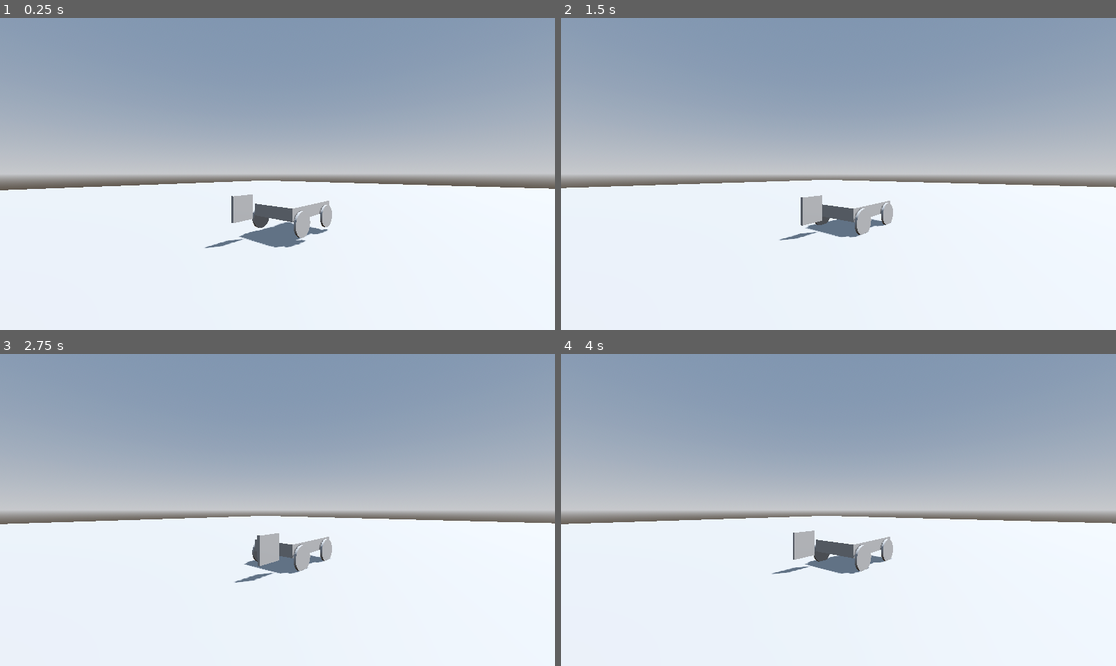
Above: before the commit, frames 1-4 (two rows, left to right).
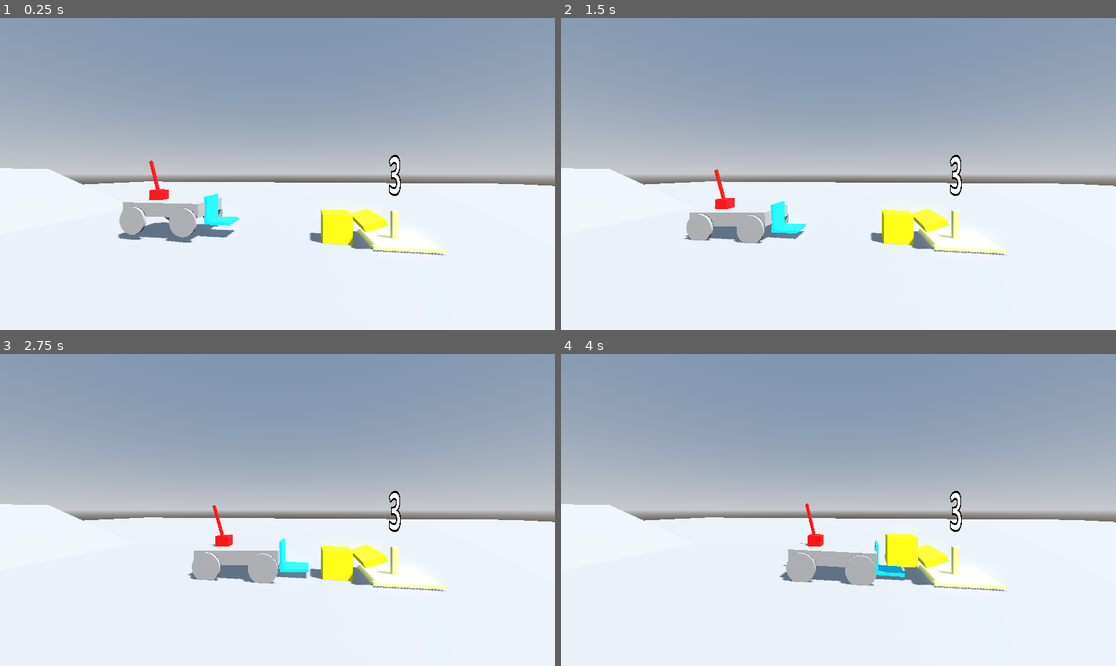
Above: after the commit, the same moments.

Repository: Shuflduf/Robotics-Sim
Game: Godot game, scene res://scenes/world.tscn
The game is run twice, just before and just after one commit, with the same random seed, the same clock (stepped at 60 frames per second) and the same inputs.
Inputs:
- Up to frame 1 (0.25 s): no input
- Up to frame 2 (1.5 s): no input
- Up to frame 3 (2.75 s): no input
- Up to frame 4 (4 s): no input

The runs differ from the first frame. In frame 1, 7.0% of the frame differs, in the area x 0-100%, y 43-77%; in frame 2, 6.1%; in frame 3, 5.3%; in frame 4, 5.1%.

Commit message:
actual physical real work

Diff:
--- /dev/null
+++ b/assets/materials/bright_yellow.tres
@@ -0,0 +1,4 @@
+[gd_resource type="StandardMaterial3D" format=3 uid="uid://dstbis8gg24gs"]
+
+[resource]
+albedo_color = Color(1, 1, 0, 1)
--- /dev/null
+++ b/assets/materials/cyan.tres
@@ -0,0 +1,4 @@
+[gd_resource type="StandardMaterial3D" format=3 uid="uid://b8ybdy8a758ni"]
+
+[resource]
+albedo_color = Color(0, 0.833333, 1, 1)
--- /dev/null
+++ b/assets/materials/dim_yellow.tres
@@ -0,0 +1,4 @@
+[gd_resource type="StandardMaterial3D" format=3 uid="uid://cq666ppiw7srt"]
+
+[resource]
+albedo_color = Color(1, 1, 0.53, 1)
--- /dev/null
+++ b/assets/materials/red.tres
@@ -0,0 +1,4 @@
+[gd_resource type="StandardMaterial3D" format=3 uid="uid://bjd0o5402k21y"]
+
+[resource]
+albedo_color = Color(1, 0, 0, 1)
--- a/project.godot
+++ b/project.godot
@@ -14,3 +14,10 @@
 run/main_scene="res://scenes/world.tscn"
 config/features=PackedStringArray("4.2", "Forward Plus")
 config/icon="res://icon.svg"
+
+[layer_names]
+
+3d_physics/layer_1="World"
+3d_physics/layer_2="Body"
+3d_physics/layer_3="Props"
+3d_physics/layer_4="Buttons"
--- /dev/null
+++ b/scenes/button.tscn
@@ -0,0 +1,82 @@
+[gd_scene load_steps=10 format=3 uid="uid://cefu4c86p78or"]
+
+[ext_resource type="Script" path="res://scripts/button.gd" id="1_0xs5q"]
+[ext_resource type="Material" uid="uid://cq666ppiw7srt" path="res://assets/materials/dim_yellow.tres" id="2_ted3w"]
+[ext_resource type="Material" uid="uid://dstbis8gg24gs" path="res://assets/materials/bright_yellow.tres" id="3_lm0u8"]
+
+[sub_resource type="BoxMesh" id="BoxMesh_q08gw"]
+size = Vector3(2, 0.1, 2)
+
+[sub_resource type="BoxMesh" id="BoxMesh_ba4vg"]
+size = Vector3(0.2, 1, 0.2)
+
+[sub_resource type="BoxShape3D" id="BoxShape3D_5wui3"]
+size = Vector3(2, 0.2, 0.7)
+
+[sub_resource type="BoxMesh" id="BoxMesh_airfd"]
+size = Vector3(2, 0.2, 0.7)
+
+[sub_resource type="BoxShape3D" id="BoxShape3D_jdp1d"]
+size = Vector3(2, 0.1, 2)
+
+[sub_resource type="BoxShape3D" id="BoxShape3D_7iltm"]
+size = Vector3(1, 0.2, 1)
+
+[node name="Button" type="StaticBody3D"]
+collision_mask = 2
+script = ExtResource("1_0xs5q")
+
+[node name="MeshInstance3D" type="MeshInstance3D" parent="."]
+material_override = ExtResource("2_ted3w")
+mesh = SubResource("BoxMesh_q08gw")
+
+[node name="MeshInstance3D2" type="MeshInstance3D" parent="."]
+transform = Transform3D(1, 0, 0, 0, 1, 0, 0, 0, 1, 0, 0.5, 0)
+material_override = ExtResource("2_ted3w")
+mesh = SubResource("BoxMesh_ba4vg")
+
+[node name="ActualButton" type="RigidBody3D" parent="."]
+transform = Transform3D(1, 0, 0, 0, 0.965926, -0.258819, 0, 0.258819, 0.965926, 0, 0.8, 1)
+collision_layer = 8
+collision_mask = 6
+mass = 0.1
+metadata/_edit_group_ = true
+
+[node name="CollisionShape3D" type="CollisionShape3D" parent="ActualButton"]
+shape = SubResource("BoxShape3D_5wui3")
+
+[node name="MeshInstance3D" type="MeshInstance3D" parent="ActualButton"]
+material_override = ExtResource("3_lm0u8")
+mesh = SubResource("BoxMesh_airfd")
+
+[node name="CollisionShape3D" type="CollisionShape3D" parent="."]
+shape = SubResource("BoxShape3D_jdp1d")
+
+[node name="HingeJoint3D" type="HingeJoint3D" parent="."]
+transform = Transform3D(-4.37114e-08, 0, 1, 0, 1, 0, -1, 0, -4.37114e-08, 0, 1.3, 0)
+node_a = NodePath("..")
+node_b = NodePath("../ActualButton")
+angular_limit/enable = true
+angular_limit/upper = -0.174533
+angular_limit/lower = -0.523599
+angular_limit/bias = 0.99
+motor/enable = true
+motor/target_velocity = 1.5708
+motor/max_impulse = 10.0
+
+[node name="Area3D" type="Area3D" parent="."]
+transform = Transform3D(1, 0, 0, 0, 1, 0, 0, 0, 1, 0, 0, 0.5)
+collision_layer = 0
+collision_mask = 8
+
+[node name="CollisionShape3D" type="CollisionShape3D" parent="Area3D"]
+transform = Transform3D(1, 0, 0, 0, 1, 0, 0, 0, 1, 0, 0.1, 0)
+shape = SubResource("BoxShape3D_7iltm")
+
+[node name="Label3D" type="Label3D" parent="."]
+transform = Transform3D(1, 0, 0, 0, 1, 0, 0, 0, 1, 0, 2.3, 0)
+text = "3"
+font_size = 357
+outline_size = 57
+
+[connection signal="body_entered" from="Area3D" to="." method="_on_area_3d_body_entered"]
--- a/scenes/car.tscn
+++ b/scenes/car.tscn
@@ -1,7 +1,9 @@
-[gd_scene load_steps=11 format=3 uid="uid://ggm3m6b1ejxq"]
+[gd_scene load_steps=9 format=3 uid="uid://ggm3m6b1ejxq"]
 
 [ext_resource type="Script" path="res://scripts/car.gd" id="1_6x1qd"]
 [ext_resource type="PackedScene" uid="uid://dtn6hmrw2qspb" path="res://scenes/wheelbase.tscn" id="2_8dx6b"]
+[ext_resource type="Material" uid="uid://b8ybdy8a758ni" path="res://assets/materials/cyan.tres" id="3_uvtuk"]
+[ext_resource type="PackedScene" uid="uid://cbo3hpr1cxxgu" path="res://scenes/motor.tscn" id="3_wx323"]
 
 [sub_resource type="BoxShape3D" id="BoxShape3D_6ejt0"]
 size = Vector3(2, 0.5, 3)
@@ -9,75 +11,15 @@
 [sub_resource type="BoxMesh" id="BoxMesh_3rw6m"]
 size = Vector3(2, 0.5, 3)
 
-[sub_resource type="PhysicsMaterial" id="PhysicsMaterial_e4a3o"]
-rough = true
-bounce = 1.0
-absorbent = true
+[sub_resource type="BoxMesh" id="BoxMesh_w4f2b"]
+size = Vector3(1, 1, 0.1)
 
-[sub_resource type="BoxShape3D" id="BoxShape3D_us0ew"]
-size = Vector3(0.1, 1, 1)
-
-[sub_resource type="BoxMesh" id="BoxMesh_8irn1"]
-size = Vector3(0.1, 1, 1)
-
-[sub_resource type="Animation" id="Animation_emkx4"]
-resource_name = "Grab"
-tracks/0/type = "bezier"
-tracks/0/imported = false
-tracks/0/enabled = true
-tracks/0/path = NodePath("SliderJoint3D:linear_limit/upper_distance")
-tracks/0/interp = 1
-tracks/0/loop_wrap = true
-tracks/0/keys = {
-"handle_modes": PackedInt32Array(0, 0),
-"points": PackedFloat32Array(1, -0.25, 0, 0.25, 0, 0.8, -0.25, 0, 0.25, 0),
-"times": PackedFloat32Array(0, 1)
-}
-tracks/1/type = "bezier"
-tracks/1/imported = false
-tracks/1/enabled = true
-tracks/1/path = NodePath("SliderJoint3D:linear_limit/lower_distance")
-tracks/1/interp = 1
-tracks/1/loop_wrap = true
-tracks/1/keys = {
-"handle_modes": PackedInt32Array(0, 0),
-"points": PackedFloat32Array(0.9, -0.25, 0, 0.25, 0, 0.7, -0.25, 0, 0.25, 0),
-"times": PackedFloat32Array(0, 1)
-}
-
-[sub_resource type="Animation" id="Animation_kfuky"]
-length = 0.001
-tracks/0/type = "bezier"
-tracks/0/imported = false
-tracks/0/enabled = true
-tracks/0/path = NodePath("SliderJoint3D:linear_limit/upper_distance")
-tracks/0/interp = 1
-tracks/0/loop_wrap = true
-tracks/0/keys = {
-"handle_modes": PackedInt32Array(0),
-"points": PackedFloat32Array(0, -0.25, 0, 0.25, 0),
-"times": PackedFloat32Array(0)
-}
-tracks/1/type = "bezier"
-tracks/1/imported = false
-tracks/1/enabled = true
-tracks/1/path = NodePath("SliderJoint3D:linear_limit/lower_distance")
-tracks/1/interp = 1
-tracks/1/loop_wrap = true
-tracks/1/keys = {
-"handle_modes": PackedInt32Array(0),
-"points": PackedFloat32Array(0, -0.25, 0, 0.25, 0),
-"times": PackedFloat32Array(0)
-}
-
-[sub_resource type="AnimationLibrary" id="AnimationLibrary_q2ynf"]
-_data = {
-"Grab": SubResource("Animation_emkx4"),
-"RESET": SubResource("Animation_kfuky")
-}
+[sub_resource type="BoxShape3D" id="BoxShape3D_elfkc"]
 
 [node name="VehicleBody3D" type="VehicleBody3D"]
 transform = Transform3D(1, 0, 0, 0, 1, 0, 0, 0, 1, 0, -0.3, 0)
+collision_layer = 2
+collision_mask = 5
 script = ExtResource("1_6x1qd")
 
 [node name="CollisionShape3D" type="CollisionShape3D" parent="."]
@@ -88,53 +30,50 @@
 transform = Transform3D(1, 0, 0, 0, 1, 0, 0, 0, 1, 0, 0.3, 0)
 mesh = SubResource("BoxMesh_3rw6m")
 
-[node name="VehicleWheel3D" parent="." instance=ExtResource("2_8dx6b")]
+[node name="VehicleWheel3D1" parent="." instance=ExtResource("2_8dx6b")]
+unique_name_in_owner = true
 transform = Transform3D(1, 0, 0, 0, 1, 0, 0, 0, 1, 1.1, 0.1, 1)
 
 [node name="VehicleWheel3D2" parent="." instance=ExtResource("2_8dx6b")]
+unique_name_in_owner = true
 transform = Transform3D(1, 0, 0, 0, 1, 0, 0, 0, 1, -1.1, 0.1, 1)
+desired_direction = 1
 
 [node name="VehicleWheel3D3" parent="." instance=ExtResource("2_8dx6b")]
+unique_name_in_owner = true
 transform = Transform3D(1, 0, 0, 0, 1, 0, 0, 0, 1, 1.1, 0.1, -1)
 
 [node name="VehicleWheel3D4" parent="." instance=ExtResource("2_8dx6b")]
+unique_name_in_owner = true
 transform = Transform3D(1, 0, 0, 0, 1, 0, 0, 0, 1, -1.1, 0.1, -1)
+desired_direction = 1
 
-[node name="RightHand" type="RigidBody3D" parent="."]
-transform = Transform3D(1, 0, 0, 0, 1, 0, 0, 0, 1, -0.75, 0.5, 2.36179)
+[node name="Pickup" type="MeshInstance3D" parent="."]
+transform = Transform3D(1, 0, 0, 0, -4.37114e-08, 1, 0, -1, -4.37114e-08, 0, -0.245566, 1.9768)
+material_override = ExtResource("3_uvtuk")
+mesh = SubResource("BoxMesh_w4f2b")
+skeleton = NodePath("")
+metadata/_edit_group_ = true
+
+[node name="MeshInstance3D2" type="MeshInstance3D" parent="Pickup"]
+transform = Transform3D(1, 0, 0, 0, -4.37114e-08, -1, 0, 1, -4.37114e-08, 0, 0.45, 0.5)
+material_override = ExtResource("3_uvtuk")
+mesh = SubResource("BoxMesh_w4f2b")
+skeleton = NodePath("")
+
+[node name="PickupDetect" type="Area3D" parent="Pickup"]
+unique_name_in_owner = true
+transform = Transform3D(1, 0, 0, 0, -4.37114e-08, -1, 0, 1, -4.37114e-08, 0, -0.0232, 0.245566)
 collision_layer = 0
-collision_mask = 0
-mass = 0.01
-physics_material_override = SubResource("PhysicsMaterial_e4a3o")
+collision_mask = 4
 
-[node name="CollisionShape3D" type="CollisionShape3D" parent="RightHand"]
-shape = SubResource("BoxShape3D_us0ew")
+[node name="CollisionShape3D" type="CollisionShape3D" parent="Pickup/PickupDetect"]
+transform = Transform3D(1, 0, 0, 0, 1, 0, 0, 0, 1, 0, 0.2, 0.0999999)
+shape = SubResource("BoxShape3D_elfkc")
 
-[node name="MeshInstance3D" type="MeshInstance3D" parent="RightHand"]
-mesh = SubResource("BoxMesh_8irn1")
+[node name="PickupPos" type="Marker3D" parent="Pickup"]
+unique_name_in_owner = true
+transform = Transform3D(1, 0, 0, 0, 1, 0, 0, 0, 1, 0, -0.3, 0.8)
 
-[node name="LeftHand" type="RigidBody3D" parent="."]
-transform = Transform3D(1, 0, 0, 0, 1, 0, 0, 0, 1, 0.75, 0.5, 1.75)
-visible = false
-
-[node name="CollisionShape3D" type="CollisionShape3D" parent="LeftHand"]
-shape = SubResource("BoxShape3D_us0ew")
-
-[node name="MeshInstance3D" type="MeshInstance3D" parent="LeftHand"]
-mesh = SubResource("BoxMesh_8irn1")
-
-[node name="AnimationPlayer" type="AnimationPlayer" parent="."]
-libraries = {
-"": SubResource("AnimationLibrary_q2ynf")
-}
-
-[node name="SliderJoint3D" type="SliderJoint3D" parent="."]
-transform = Transform3D(1, 0, 0, 0, 1, 0, 0, 0, 1, 0, 1.58585, 0)
-node_a = NodePath("..")
-node_b = NodePath("../RightHand")
-linear_limit/upper_distance = 0.0
-linear_limit/lower_distance = 0.0
-linear_limit/softness = 0.01
-linear_limit/damping = 0.0
-linear_motion/softness = 0.01
-linear_motion/restitution = 0.01
+[node name="Motor" parent="." instance=ExtResource("3_wx323")]
+transform = Transform3D(0.5, 0, 0, 0, 0.5, 0, 0, 0, 0.5, 0, 0.7, -0.8)
--- /dev/null
+++ b/scenes/motor.tscn
@@ -0,0 +1,54 @@
+[gd_scene load_steps=7 format=3 uid="uid://cbo3hpr1cxxgu"]
+
+[ext_resource type="Script" path="res://scripts/motor.gd" id="1_p4ueg"]
+[ext_resource type="Material" uid="uid://bjd0o5402k21y" path="res://assets/materials/red.tres" id="2_stq5d"]
+
+[sub_resource type="BoxMesh" id="BoxMesh_n5r8n"]
+
+[sub_resource type="BoxShape3D" id="BoxShape3D_ipgki"]
+
+[sub_resource type="BoxShape3D" id="BoxShape3D_0j2do"]
+size = Vector3(0.2, 3, 0.2)
+
+[sub_resource type="BoxMesh" id="BoxMesh_xbrbo"]
+size = Vector3(0.2, 3, 0.2)
+
+[node name="StaticBody3D" type="StaticBody3D"]
+collision_layer = 2
+collision_mask = 5
+script = ExtResource("1_p4ueg")
+
+[node name="MeshInstance3D" type="MeshInstance3D" parent="."]
+material_override = ExtResource("2_stq5d")
+mesh = SubResource("BoxMesh_n5r8n")
+
+[node name="CollisionShape3D" type="CollisionShape3D" parent="."]
+shape = SubResource("BoxShape3D_ipgki")
+
+[node name="RigidBody3D" type="RigidBody3D" parent="."]
+transform = Transform3D(1, 0, 0, 0, 0.965926, 0.258819, 0, -0.258819, 0.965926, 0, 0, 0)
+collision_layer = 2
+collision_mask = 13
+axis_lock_angular_y = true
+axis_lock_angular_z = true
+mass = 0.02
+freeze = true
+metadata/_edit_group_ = true
+
+[node name="CollisionShape3D" type="CollisionShape3D" parent="RigidBody3D"]
+transform = Transform3D(1, 0, 0, 0, 1, 0, 0, 0, 1, 0, 1.5, 0)
+shape = SubResource("BoxShape3D_0j2do")
+
+[node name="MeshInstance3D" type="MeshInstance3D" parent="RigidBody3D"]
+transform = Transform3D(1, 0, 0, 0, 1, 0, 0, 0, 1, 0, 1.5, 0)
+material_override = ExtResource("2_stq5d")
+mesh = SubResource("BoxMesh_xbrbo")
+
+[node name="HingeJoint3D" type="HingeJoint3D" parent="."]
+unique_name_in_owner = true
+transform = Transform3D(-4.37114e-08, 0, 1, 0, 1, 0, -1, 0, -4.37114e-08, 0, 0, 0)
+node_a = NodePath("..")
+node_b = NodePath("../RigidBody3D")
+params/bias = 0.99
+motor/enable = true
+motor/target_velocity = 0.0
--- a/scenes/wheelbase.tscn
+++ b/scenes/wheelbase.tscn
@@ -1,4 +1,6 @@
-[gd_scene load_steps=2 format=3 uid="uid://dtn6hmrw2qspb"]
+[gd_scene load_steps=3 format=3 uid="uid://dtn6hmrw2qspb"]
+
+[ext_resource type="Script" path="res://scripts/wheelbase.gd" id="1_6gtxt"]
 
 [sub_resource type="CylinderMesh" id="CylinderMesh_1u4n7"]
 height = 0.1
@@ -7,10 +9,11 @@
 use_as_traction = true
 use_as_steering = true
 wheel_rest_length = 0.2
-wheel_friction_slip = 1.0
+wheel_friction_slip = 0.5
 suspension_stiffness = 30.0
 damping_compression = 0.8
 damping_relaxation = 0.9
+script = ExtResource("1_6gtxt")
 
 [node name="MeshInstance3D" type="MeshInstance3D" parent="."]
 transform = Transform3D(-4.37114e-08, 1, 0, -1, -4.37114e-08, 0, 0, 0, 1, 0, 0, 0)
--- a/scenes/world.tscn
+++ b/scenes/world.tscn
@@ -1,6 +1,8 @@
-[gd_scene load_steps=5 format=3 uid="uid://qgu65wltrbjn"]
+[gd_scene load_steps=9 format=3 uid="uid://qgu65wltrbjn"]
 
 [ext_resource type="PackedScene" uid="uid://ggm3m6b1ejxq" path="res://scenes/car.tscn" id="1_dtjck"]
+[ext_resource type="PackedScene" uid="uid://cefu4c86p78or" path="res://scenes/button.tscn" id="2_dcf63"]
+[ext_resource type="Material" uid="uid://dstbis8gg24gs" path="res://assets/materials/bright_yellow.tres" id="2_wc17m"]
 
 [sub_resource type="ProceduralSkyMaterial" id="ProceduralSkyMaterial_w681j"]
 sky_horizon_color = Color(0.64625, 0.65575, 0.67075, 1)
@@ -14,6 +16,10 @@
 sky = SubResource("Sky_6v4k1")
 tonemap_mode = 2
 glow_enabled = true
+
+[sub_resource type="BoxMesh" id="BoxMesh_hd5ly"]
+
+[sub_resource type="BoxShape3D" id="BoxShape3D_l57r5"]
 
 [node name="Node3D" type="Node3D"]
 
@@ -29,12 +35,28 @@
 size = Vector3(100, 1, 100)
 
 [node name="Car" parent="." instance=ExtResource("1_dtjck")]
-transform = Transform3D(1, 0, 0, 0, 1, 0, 0, 0, 1, 0, 1.57417, 0)
-
-[node name="Camera3D" type="Camera3D" parent="Car"]
-transform = Transform3D(0.766044, 0, 0.642788, 0, 1, 0, -0.642788, 0, 0.766044, 5.374, 1.82383, 7.568)
+transform = Transform3D(-1, 0, 8.74228e-08, 0, 1, 0, -8.74228e-08, 0, -1, -1.02416e-07, 1.57417, 4.343)
 
 [node name="CSGBox3D2" type="CSGBox3D" parent="."]
 transform = Transform3D(1, 0, 0, 0, 0.936317, 0.351155, 0, -0.351155, 0.936317, 0, -3.17012, 15.5482)
 use_collision = true
 size = Vector3(10, 10, 10)
+
+[node name="RigidBody3D" type="RigidBody3D" parent="."]
+transform = Transform3D(-1, 0, 8.74228e-08, 0, 1, 0, -8.74228e-08, 0, -1, 1.02416e-07, 1.28662, -2)
+collision_layer = 4
+collision_mask = 15
+mass = 3.0
+
+[node name="MeshInstance3D" type="MeshInstance3D" parent="RigidBody3D"]
+material_override = ExtResource("2_wc17m")
+mesh = SubResource("BoxMesh_hd5ly")
+
+[node name="CollisionShape3D" type="CollisionShape3D" parent="RigidBody3D"]
+shape = SubResource("BoxShape3D_l57r5")
+
+[node name="Camera3D" type="Camera3D" parent="."]
+transform = Transform3D(-0.149535, 0, 0.988756, 0, 1, 0, -0.988756, 0, -0.149535, 7.659, 2.897, -1.008)
+
+[node name="Button" parent="." instance=ExtResource("2_dcf63")]
+transform = Transform3D(1, 0, 0, 0, 1, 0, 0, 0, 1, 0, 0.6, -4)
--- /dev/null
+++ b/scripts/button.gd
@@ -0,0 +1,14 @@
+extends StaticBody3D
+
+@onready var actual_button = $ActualButton
+@onready var label = $Label3D
+
+var pressed_times = 3
+
+func _on_area_3d_body_entered(body):
+	if body == actual_button:
+		if pressed_times > 0:
+			pressed_times -= 1
+			label.text = str(pressed_times)
+			if pressed_times == 0:
+				label.modulate = Color.GREEN
--- a/scripts/car.gd
+++ b/scripts/car.gd
@@ -1,29 +1,104 @@
 extends VehicleBody3D
 
-@onready var animation_player = $AnimationPlayer
-@onready var right_hand = $RightHand
-@onready var left_hand = $LeftHand
+@onready var pickup_detect = %PickupDetect
+@onready var pickup_pos = %PickupPos
+@onready var motor: Motor = $Motor
 
+@onready var wheels = [%VehicleWheel3D1, %VehicleWheel3D2, %VehicleWheel3D3, %VehicleWheel3D4]
+
+var held_item: RigidBody3D
+
+const FAR_PICKUP_POS = Vector3(0, -0.7, 1.7)
+const NORMAL_PICKUP_POS = Vector3(0, -0.4, 0.8)
+
+@export var normal_pickup: bool = true
+
+enum DIRECTION {
+	Left,
+	Right,
+}
 
 # Called when the node enters the scene tree for the first time.
 func _ready():
-	await get_tree().create_timer(1).timeout
-	#engine_force = 200
-	#await get_tree().create_timer(1.5).timeout
-	#engine_force = 0
-	#brake = 200
-	#await get_tree().create_timer(1).timeout
-	#brake = 0
-	grab()
+	pickup_pos.position = NORMAL_PICKUP_POS if normal_pickup else FAR_PICKUP_POS
 
+	await timer(1)
+	engine_force = 20
+	await timer(2)
+	engine_force = 0
+	brake = 40
+	await grab()
+	await timer(0.5)
+	#steering = deg_to_rad(179)
+	brake = 0
+	engine_force = -20
+	await timer(1)
+	turn(DIRECTION.Right, 10, 2)
+	#engine_force = 30
+	await timer(1)
+	throw(60)
 
-
-
-
-# Called every frame. 'delta' is the elapsed time since the previous frame.
-func _process(delta):
-	pass
-
+	#for i in 3:
+		#await pickup_and_drop()
+	#
+	#await grab()
+	#engine_force = -20
 
 func grab():
-	animation_player.play("Grab")
+	print(pickup_detect.get_overlapping_bodies())
+	if not pickup_detect.get_overlapping_bodies().is_empty():
+		held_item = pickup_detect.get_overlapping_bodies()[0]
+		held_item.freeze = true
+		var temp_pos = held_item.global_position
+		var temp_rot = held_item.global_rotation
+		held_item.get_parent().remove_child(held_item)
+		add_child(held_item)
+		held_item.global_position = temp_pos
+		held_item.global_rotation = temp_rot
+		var pos_tween = get_tree().create_tween().set_ease(Tween.EASE_OUT).set_trans(Tween.TRANS_CIRC)
+		pos_tween.tween_property(held_item, "global_position", pickup_pos.global_position, 0.5)
+		held_item.rotation = Vector3.ZERO
+		await pos_tween.finished
+		held_item.global_position = pickup_pos.global_position
+		return
+
+func let_go():
+	if held_item != null:
+		held_item.freeze = false
+		held_item.position = held_item.global_position
+		remove_child(held_item)
+		get_tree().root.get_child(0).add_child(held_item)
+		held_item = null
+
+func push_down():
+	motor.run(60)
+	await get_tree().create_timer(1).timeout
+	motor.run(-60)
+	await get_tree().create_timer(0.5).timeout
+	return
+
+func timer(time):
+	await get_tree().create_timer(time).timeout
+	return
+
+func throw(force: int):
+	if held_item != null:
+		held_item.freeze = false
+		held_item.position = held_item.global_position
+		held_item.apply_impulse((Vector3.FORWARD.rotated(\
+				Vector3.UP, deg_to_rad(global_rotation_degrees.y + 180)) * force) + Vector3.UP * force / 10)
+		remove_child(held_item)
+		get_tree().root.get_child(0).add_child(held_item)
+		held_item = null
+
+func turn(dir: DIRECTION, strength: int, time: int):
+	for wheel in wheels:
+		if wheel.desired_direction == dir:
+			wheel.engine_force = -strength * 50
+			print("AJKGFHD")
+		else:
+			wheel.engine_force = strength * 50
+	await timer(time)
+	for wheel in wheels:
+
+		wheel.engine_force = 0
--- /dev/null
+++ b/scripts/motor.gd
@@ -0,0 +1,13 @@
+class_name Motor
+extends StaticBody3D
+
+@onready var joint: HingeJoint3D = %HingeJoint3D
+@onready var rigid_body = $RigidBody3D
+
+func run(speed):
+	if speed == 0:
+		rigid_body.freeze = true
+		return
+	else:
+		rigid_body.freeze = false
+	joint.set_param(HingeJoint3D.PARAM_MOTOR_TARGET_VELOCITY, deg_to_rad(speed))
--- /dev/null
+++ b/scripts/wheelbase.gd
@@ -0,0 +1,8 @@
+extends VehicleWheel3D
+
+enum DIRECTION {
+	Left,
+	Right,
+}
+
+@export var desired_direction: DIRECTION
Not shown, added: addons/godot-jolt/LICENSE.txt
Not shown, added: addons/godot-jolt/THIRDPARTY.txt
Not shown, added: addons/godot-jolt/android/libgodot-jolt_android-arm32.so
Not shown, added: addons/godot-jolt/android/libgodot-jolt_android-arm32_editor.so
Not shown, added: addons/godot-jolt/android/libgodot-jolt_android-arm64.so
Not shown, added: addons/godot-jolt/android/libgodot-jolt_android-arm64_editor.so
Not shown, added: addons/godot-jolt/android/libgodot-jolt_android-x64.so
Not shown, added: addons/godot-jolt/android/libgodot-jolt_android-x64_editor.so
Not shown, added: addons/godot-jolt/android/libgodot-jolt_android-x86.so
Not shown, added: addons/godot-jolt/android/libgodot-jolt_android-x86_editor.so
Not shown, added: addons/godot-jolt/godot-jolt.gdextension
Not shown, added: addons/godot-jolt/linux/godot-jolt_linux-x64.so
(and 9 more such lines)
